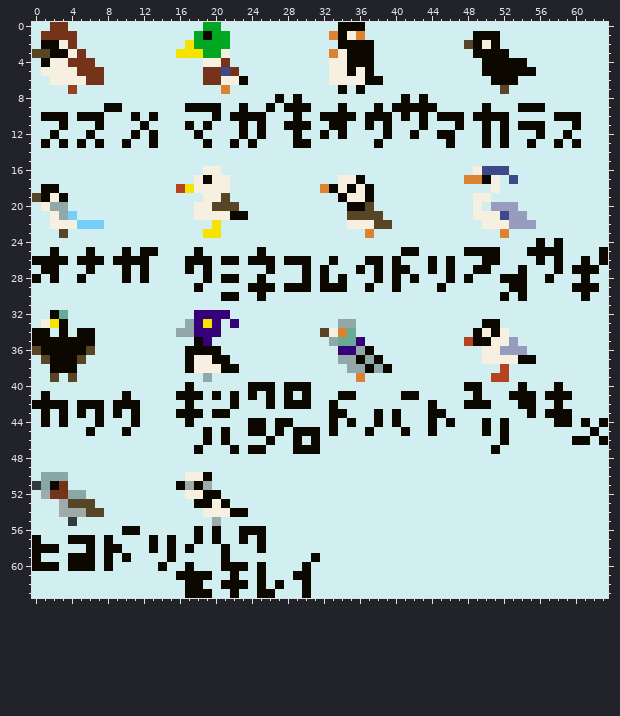
Edited in one commit: pixel-art sprite (src/2024/birds.png). That is the earlier state.
The file is 64x64 pixels.
The result:
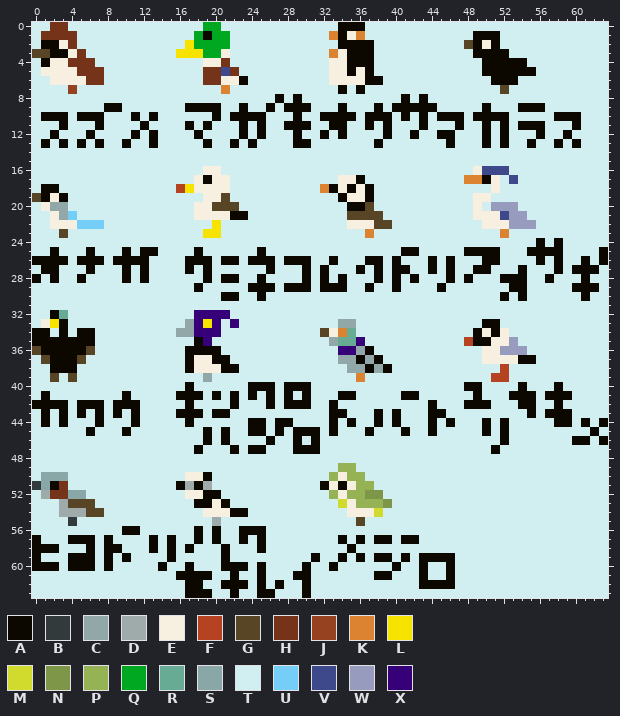
Palette (. is transparent): A #0c0800  B #333a3b  C #92a7a8  D #9faaab  E #f7f0e1  F #b54221  G #574526  H #75341a  J #964221  K #db8330  L #f7e300  M #d0db2e  N #7d9647  P #95b354  Q #00a822  R #67ab95  S #8aa7a8  T #d1eff0  U #74cef7  V #3e498c  W #979cbf  X #360078
From old to new:
@@ x 30..48 @@
 48 TTTTTTTTTTTTTTTTTTT
-49 TTTTTTTTTTTTTTTTTTT
-50 TTTTTTTTTTTTTTTTTTT
-51 TTTTTTTTTTTTTTTTTTT
-52 TTTTTTTTTTTTTTTTTTT
-53 TTTTTTTTTTTTTTTTTTT
-54 TTTTTTTTTTTTTTTTTTT
-55 TTTTTTTTTTTTTTTTTTT
+49 TTTTPPTTTTTTTTTTTTT
+50 TTTPEPPTTTTTTTTTTTT
+51 TTAEAEPPTTTTTTTTTTT
+52 TTTPEPPNNTTTTTTTTTT
+53 TTTTMEPPPNTTTTTTTTT
+54 TTTTTEEEMTTTTTTTTTT
+55 TTTTTTGTTTTTTTTTTTT
 56 TTTTTTTTTTTTTTTTTTT
-57 TTTTTTTTTTTTTTTTTTT
-58 TTTTTTTTTTTTTTTTTTT
-59 TATTTTTTTTTTTTTTTTT
-60 ATTTTTTTTTTTTTTTTTT
-61 ATTTTTTTTTTTTTTTTTT
-62 ATTTTTTTTTTTTTTTTTT
+57 TTTTATATAATAATTTTTT
+58 TTTTTATTTTTTTTTTTTT
+59 TATTATATAATATAAAATT
+60 ATTATTTTTTATTATTATT
+61 ATTTTTTTAATTTATTATT
+62 ATTTTTTTTTTTTAAAATT
 63 ATTTTTTTTTTTTTTTTTT
Changed places in both pictures, as pixel boxes (x1, y1, x2, y2):
changed: (320, 463, 455, 589)
